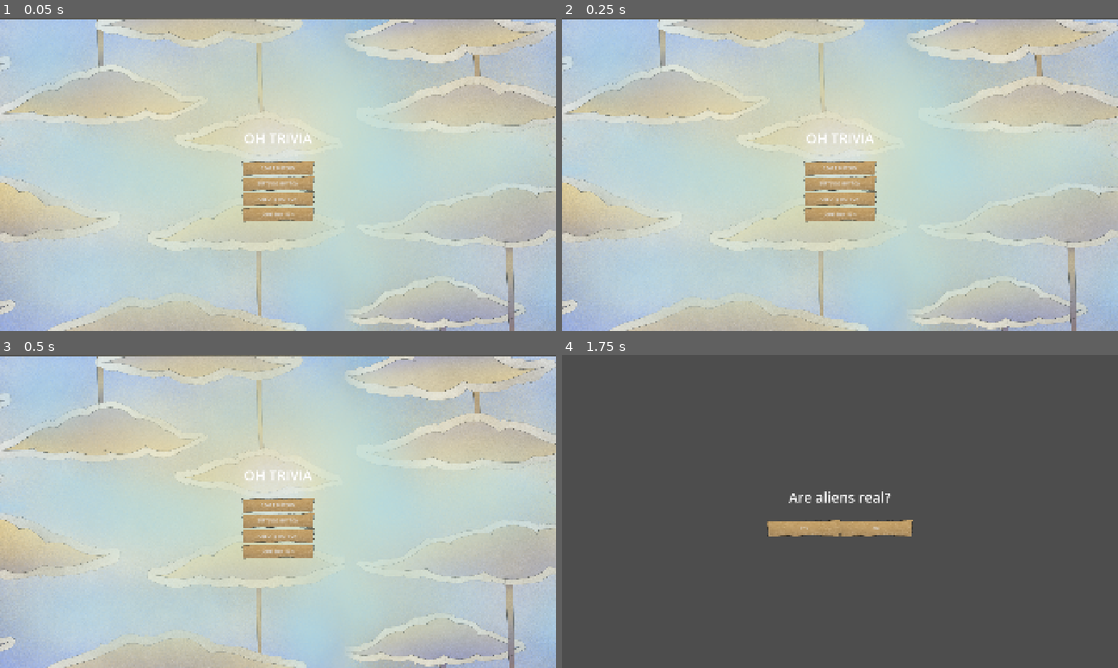
Above: before the commit, frames 1-4 (two rows, left to right).
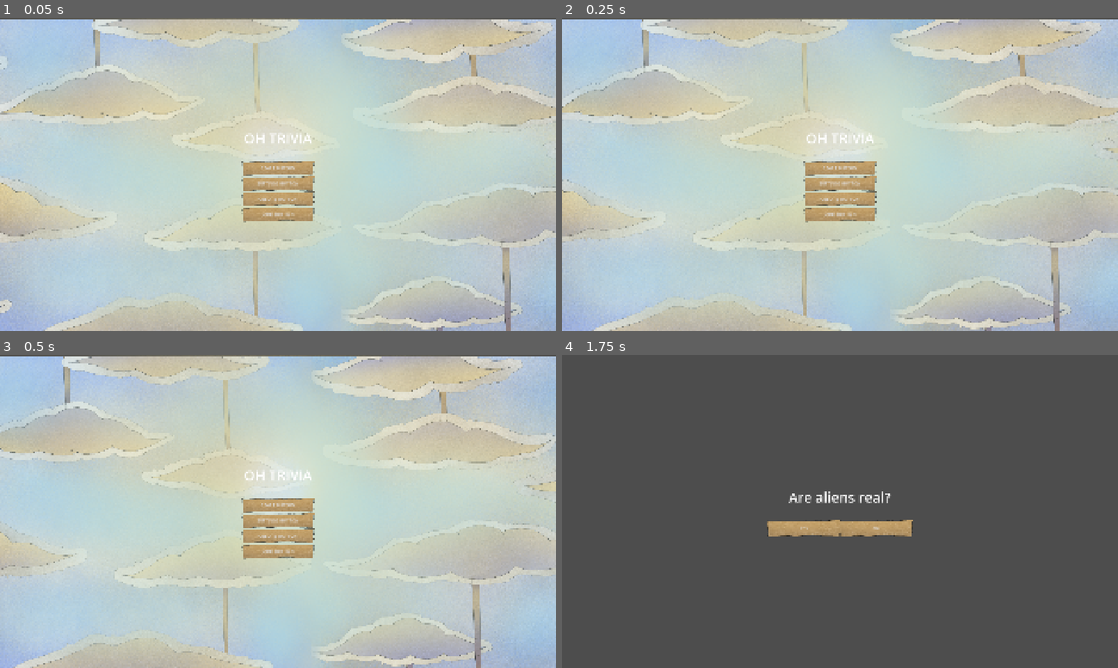
Above: after the commit, the same moments.

Repository: Mr-Patipa/Rockstair-Brackeys-Game-Jam-2026
Game: Godot game, scene res://Scenes/BaseGameScenes/MainMenu.tscn
The game is run twice, just before and just after one commit, with the same random seed, the same clock (stepped at 60 frames per second) and the same inputs. Video files are missing from this copy of the repository; at most half a second of black plays in their place.
Inputs:
- Up to frame 1 (0.05 s): no input
- Up to frame 2 (0.25 s): no input
- Up to frame 3 (0.5 s): no input
- Up to frame 4 (1.75 s): click "START BUTTON" at 0.5 s; click "Yes" at 1.25 s

The runs differ from the first frame. In frame 1, 3.7% of the frame differs, in the area x 0-100%, y 0-100%; in frame 2, 9.2%; in frame 3, 14%; in frame 4, nothing differs.

Commit message:
Looping Background Shader

Diff:
--- /dev/null
+++ b/brackey's-game/Resources/CloudMovingLoop.gdshader
@@ -0,0 +1,6 @@
+shader_type canvas_item;
+
+void vertex() {
+	UV.x += TIME * 0.08;
+
+}
--- a/brackey's-game/Scenes/BackgroundScenes/CloudMovingLoop.tscn
+++ b/brackey's-game/Scenes/BackgroundScenes/CloudMovingLoop.tscn
@@ -1,14 +1,19 @@
 [gd_scene format=3 uid="uid://dnai8gsubyu16"]
 
-[ext_resource type="VideoStream" uid="uid://dd6f6wdang5gp" path="res://Resources/Art/Background/cloudmovingloop.ogv" id="1_7xkwl"]
 [ext_resource type="Texture2D" uid="uid://c88nwnmv1yjg6" path="res://Resources/Art/Background/Brackeys sky clouds v2 sky.png" id="2_ugyqy"]
+[ext_resource type="Shader" uid="uid://bcm0wxs441p1j" path="res://Resources/CloudMovingLoop.gdshader" id="3_4ubi6"]
 [ext_resource type="Texture2D" uid="uid://dsftwrx3gqr2w" path="res://Resources/Art/Background/Brackeys sky clouds v2.png" id="3_7efcw"]
 [ext_resource type="Texture2D" uid="uid://vjtghpfl8s42" path="res://Resources/Art/Background/Brackeys sky clouds v2 sun.png" id="4_4ubi6"]
 
-[node name="Background01" type="VideoStreamPlayer" unique_id=615502337]
+[sub_resource type="ShaderMaterial" id="ShaderMaterial_4ubi6"]
+shader = ExtResource("3_4ubi6")
+
+[node name="Background01" type="Control" unique_id=1911135473]
+clip_contents = true
+layout_mode = 3
+anchors_preset = 0
 offset_right = 1920.0
 offset_bottom = 1080.0
-stream = ExtResource("1_7xkwl")
 
 [node name="Sky" type="TextureRect" parent="." unique_id=411765165]
 layout_mode = 1
@@ -27,6 +32,8 @@
 stretch_mode = 3
 
 [node name="Cloud" type="TextureRect" parent="." unique_id=1918075344]
+texture_repeat = 2
+material = SubResource("ShaderMaterial_4ubi6")
 layout_mode = 1
 anchors_preset = 15
 anchor_right = 1.0
Not shown, added: brackey's-game/Resources/CloudMovingLoop.gdshader.uid
